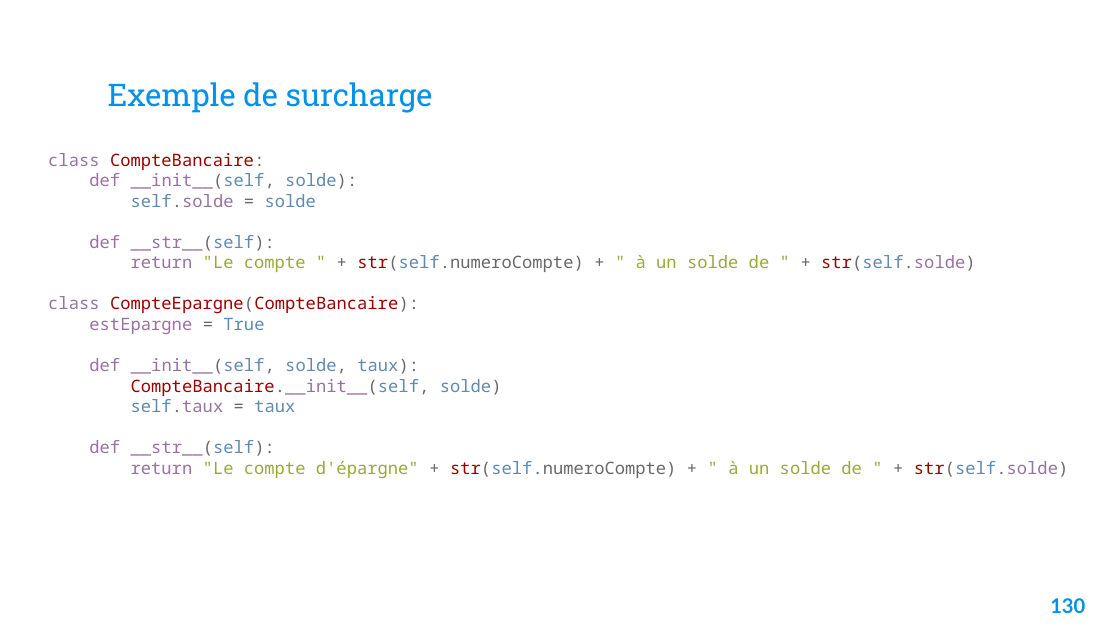
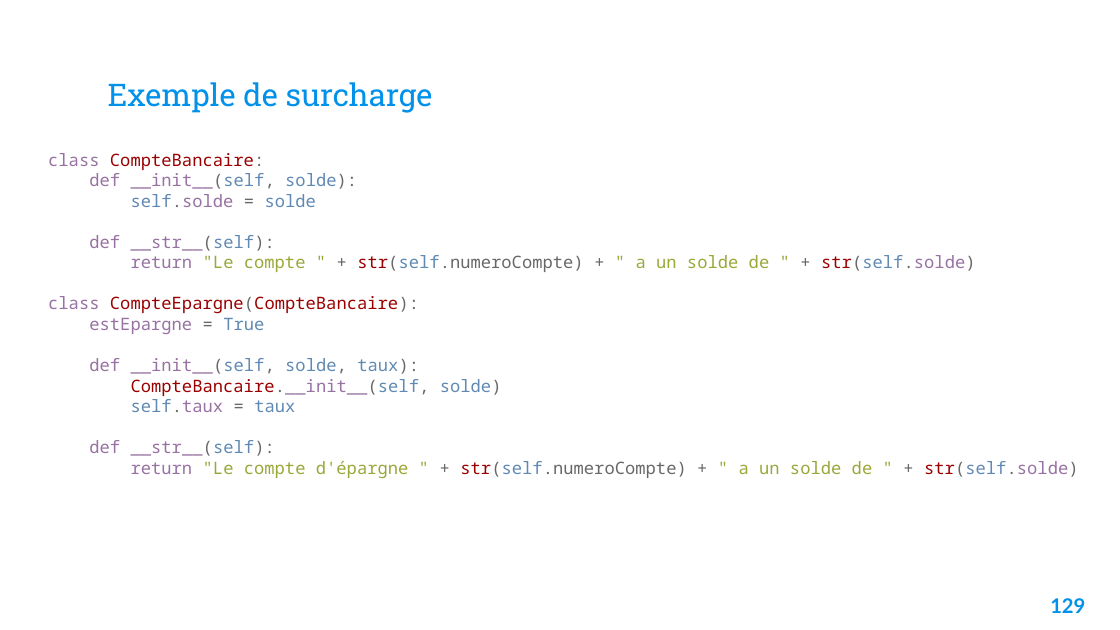
Before and after one commit to Fully-san/PythonDataScience, a slide deck: slide 130 of Supports/Python pour la data science.pptx (slide 131 before the commit). Drawn at 1120x630 pixels with LibreOffice and Linux fonts; fonts in the diff are those of the drawing; background and template pictures are left out. Boxes give left, top, right and bottom in pixels: in the first picture for what was removed or moved away, otherwise in the second. Text is boxed around its words. In the diff, an @@ line names an element or a change of style, - is before the commit and + after.

```diff
--- a/Supports/Python pour la data science.pptx
+++ b/Supports/Python pour la data science.pptx
@@ text at [131, 255, 976, 272]: text changed @@
-return "Le compte " + str(self.numeroCompte) + " à un solde de " + str(self.solde)
+return "Le compte " + str(self.numeroCompte) + " a un solde de " + str(self.solde)
@@ text at [131, 461, 1079, 478]: text changed @@
-return "Le compte d'épargne" + str(self.numeroCompte) + " à un solde de " + str(self.solde)
+return "Le compte d'épargne " + str(self.numeroCompte) + " a un solde de " + str(self.solde)
@@ page number at [1050, 598, 1085, 613]: text changed @@
-130
+129
```
Also in this commit, not shown: 5 other slides changed, 3 slides added, 1 slide removed, 1 other file.
